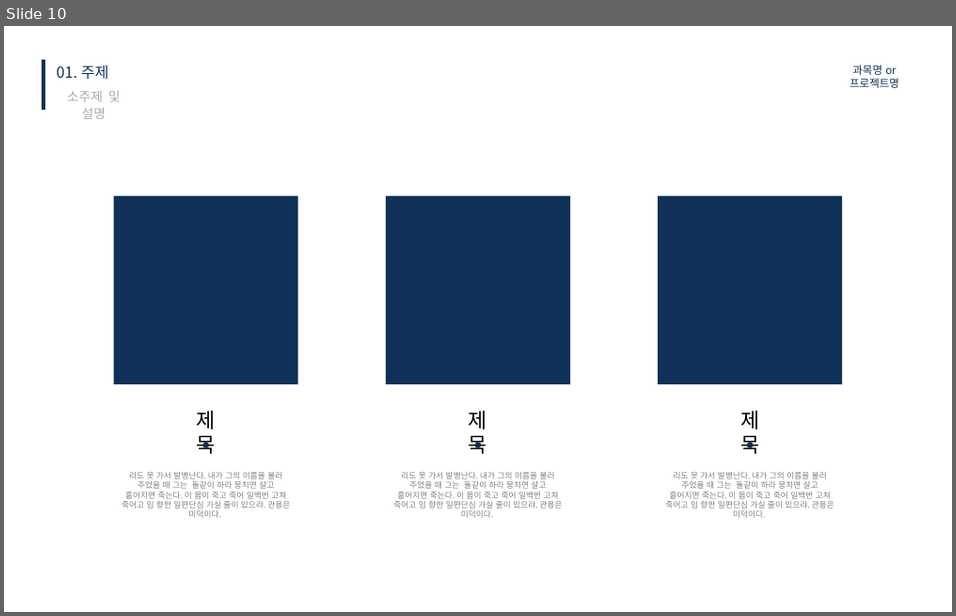
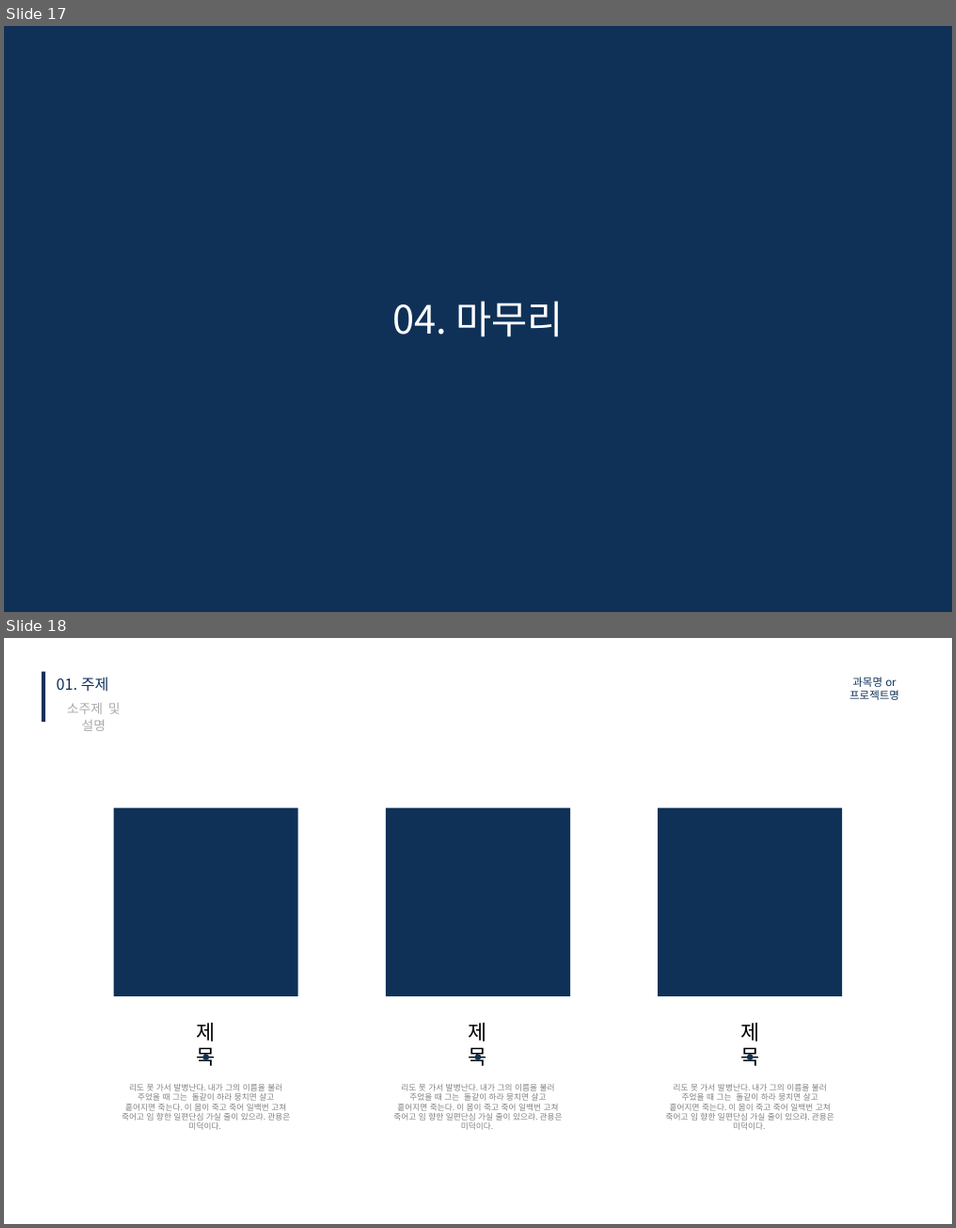
Before and after one commit to kimkyowon/Capstone_Design, a slide deck: 1.PrecisionLandingModule/1.ReasearchNote/FinalReport/캡스톤디자인 최종 발표 ICT융합학부 2018045323 김교원.pptx. Shown one above the other, each under a label of ours: slide 10 before the commit, slides 17 and 18 after it. The pictures are 956x616 and 956x1228 pixels, drawn with LibreOffice and Linux fonts; fonts in the diff are those of the drawing. Boxes give left, top, right and bottom in pixels: in the first picture for what was removed or moved away, otherwise in the second. Text is boxed around its words. In the diff, an @@ line names an element or a change of style, - is before the commit and + after.

```diff
--- a/1.PrecisionLandingModule/1.ReasearchNote/FinalReport/캡스톤디자인 최종 발표 ICT융합학부 2018045323 김교원.pptx
+++ b/1.PrecisionLandingModule/1.ReasearchNote/FinalReport/캡스톤디자인 최종 발표 ICT융합학부 2018045323 김교원.pptx
@@ slide 17 added at (x1=4, y1=26, x2=952, y2=612), background #FFFFFF @@
@@ rectangle added at (x1=4, y1=26, x2=952, y2=612), fill #0F3158 @@
@@ text added at (x1=392, y1=300, x2=563, y2=337), 36 pt, text #FFFFFF @@
+04. 마무리
@@ what was slide 10 is now slide 18 @@
```
Also in this commit, not shown: 2 slides changed, 11 other slides added, 5 slides removed, 3 other files.
